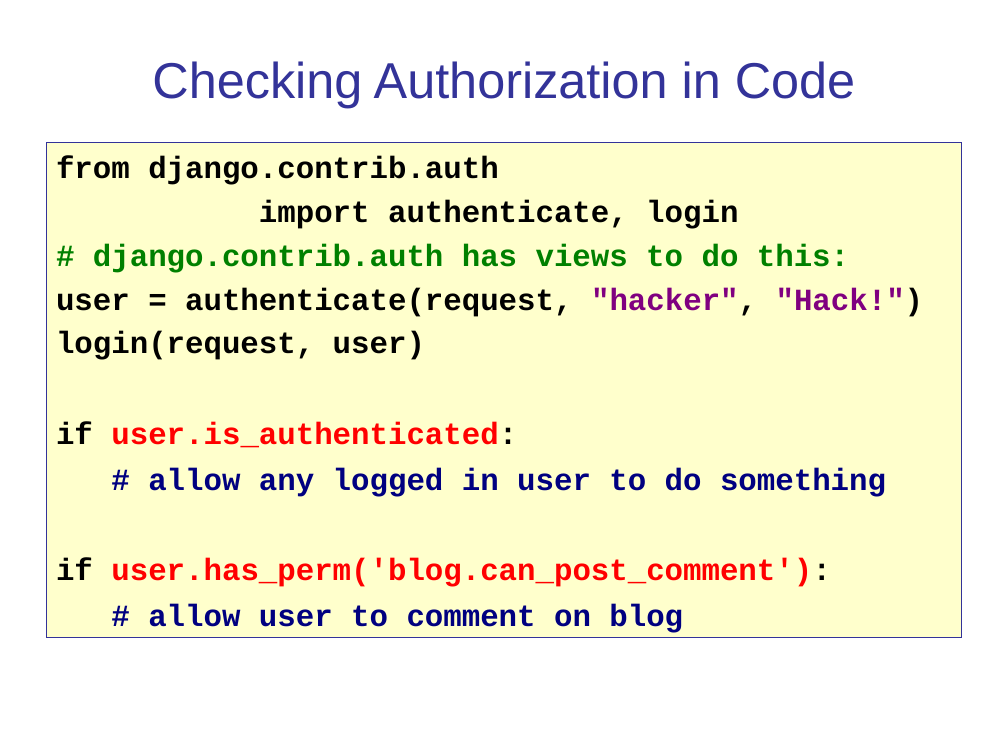
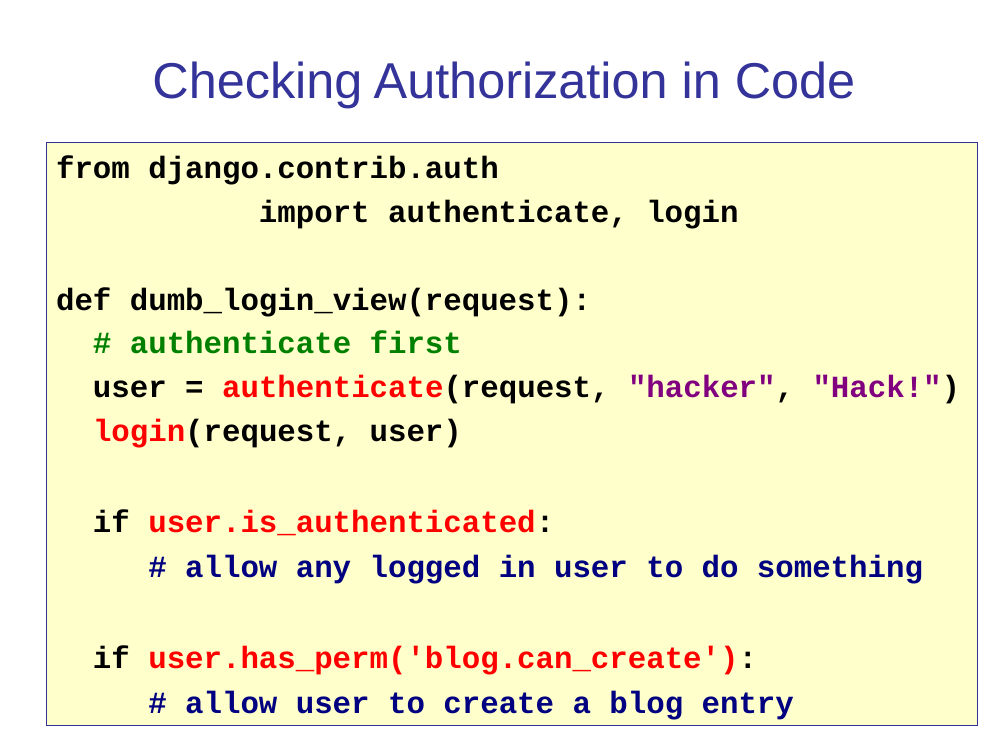
Before and after one commit to cpske/ISP, a slide deck: slide 19 of authentication/Authentication-and-Authorization.ppt. Drawn at 1008x756 pixels with LibreOffice and Linux fonts; fonts in the diff are those of the drawing. Boxes give left, top, right and bottom in pixels: in the first picture for what was removed or moved away, otherwise in the second. Text is boxed around its words. In the diff, an @@ line names an element or a change of style, - is before the commit and + after.

Commit message:
minor updates to auth material

```diff
--- a/authentication/Authentication-and-Authorization.ppt
+++ b/authentication/Authentication-and-Authorization.ppt
@@ rectangle "from django.contrib.auth": place and size @@
-rectangle "from django.contrib.auth" at <box>46,142,962,637</box>
+rectangle "from django.contrib.auth" at <box>46,142,978,725</box>
@@ text in rectangle at <box>56,287,591,354</box>: text changed; text colour #008000 to #000000 @@
-# django.contrib.auth has views to do this:
+def dumb_login_view(request):
+# authenticate first
@@ text in rectangle at <box>93,375,961,448</box>: text colour #000000 to #FF0000 in "authenticate(request,", "login(request," @@
@@ text in rectangle at <box>93,646,794,720</box>: text changed @@
-if user.has_perm('blog.can_post_comment'):
-# allow user to comment on blog
+if user.has_perm('blog.can_create'):
+# allow user to create a blog entry
```
Also in this commit, not shown: 18 other slides changed, 1 slide added, 4 other files.
